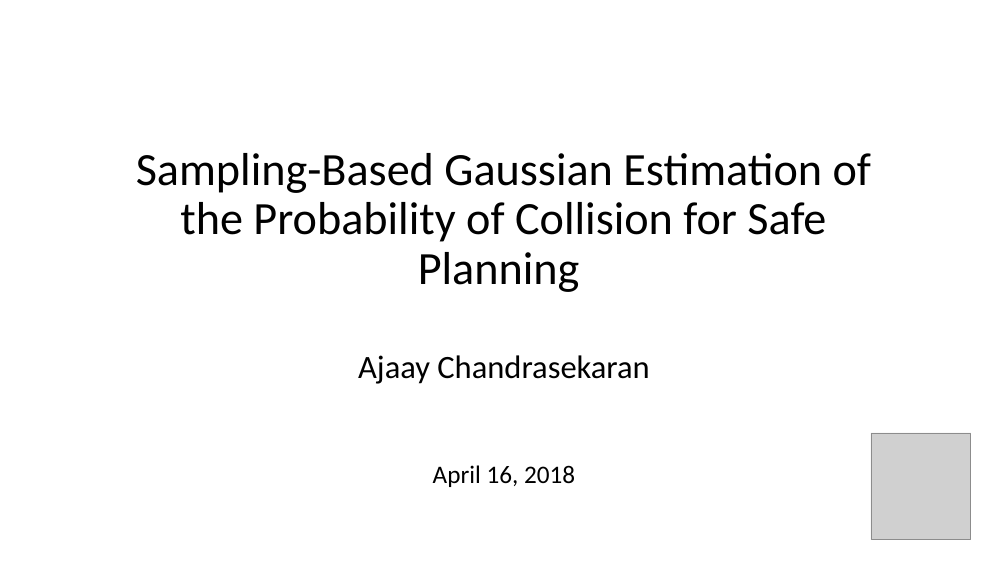
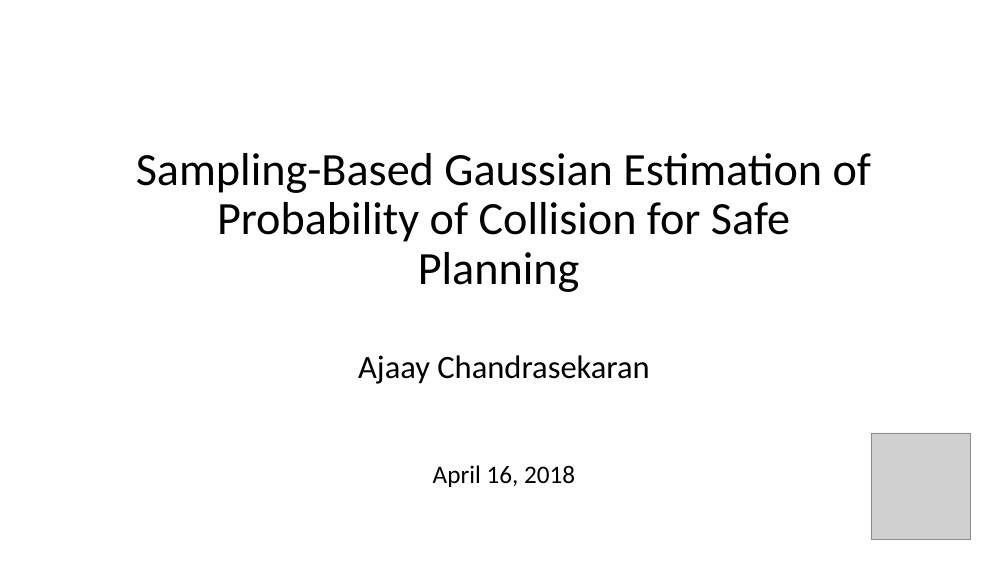
Before and after one commit to ajaayc/Probability-of-Collision-for-Safe-Planning, a slide deck: slide 1 of presentation_4.16.18/presentation_4.16.pptx. Drawn at 1008x567 pixels with LibreOffice and Linux fonts; fonts in the diff are those of the drawing; grey boxes stand for pictures. Boxes give left, top, right and bottom in pixels: in the first picture for what was removed or moved away, otherwise in the second. Text is boxed around its words. In the diff, an @@ line names an element or a change of style, - is before the commit and + after.

```diff
--- a/presentation_4.16.18/presentation_4.16.pptx
+++ b/presentation_4.16.18/presentation_4.16.pptx
@@ title at (136, 153, 871, 292): text changed @@
-Sampling-Based Gaussian Estimation of the Probability of Collision for Safe Planning
+Sampling-Based Gaussian Estimation of Probability of Collision for Safe Planning
```
Also in this commit, not shown: 12 other slides changed, 9 slides added, 42 slides removed, 5 other files.
